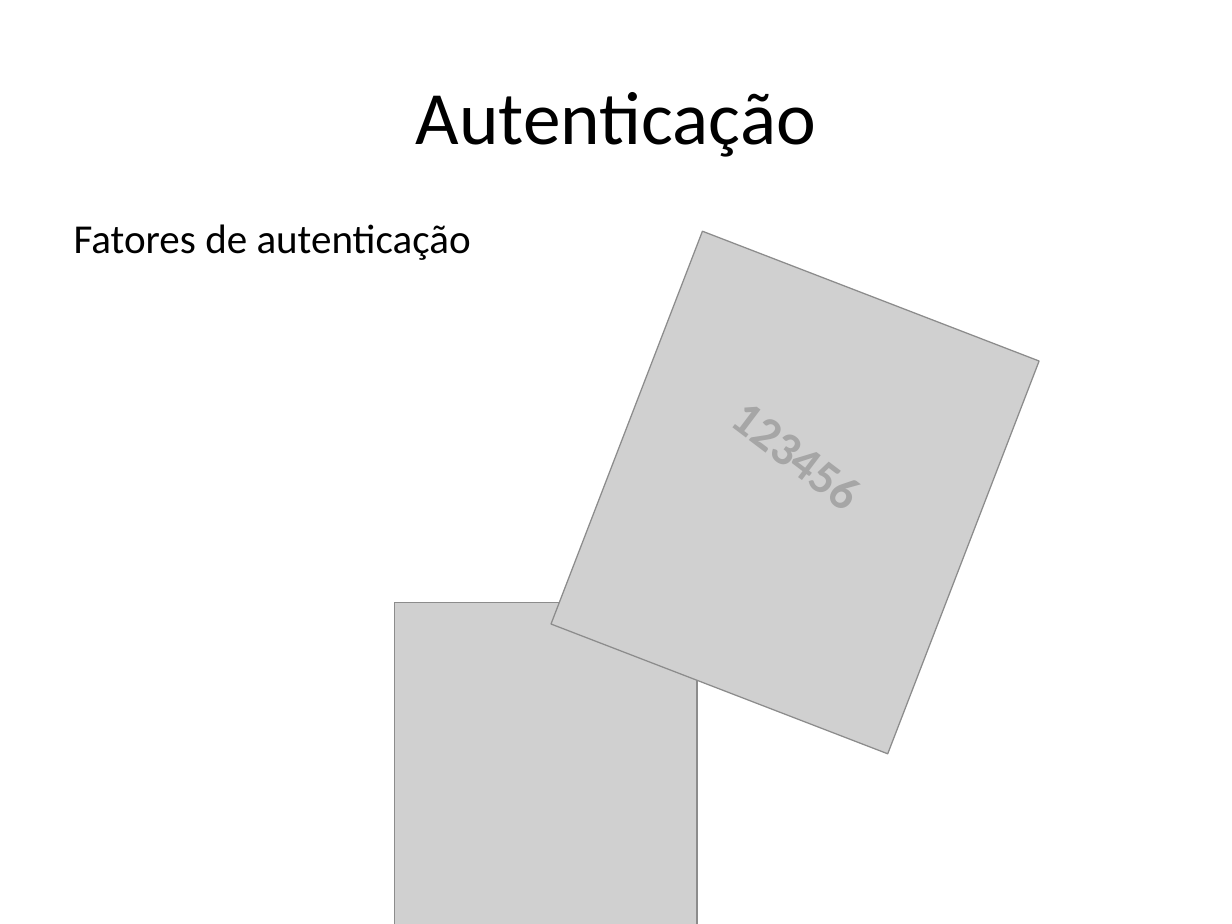
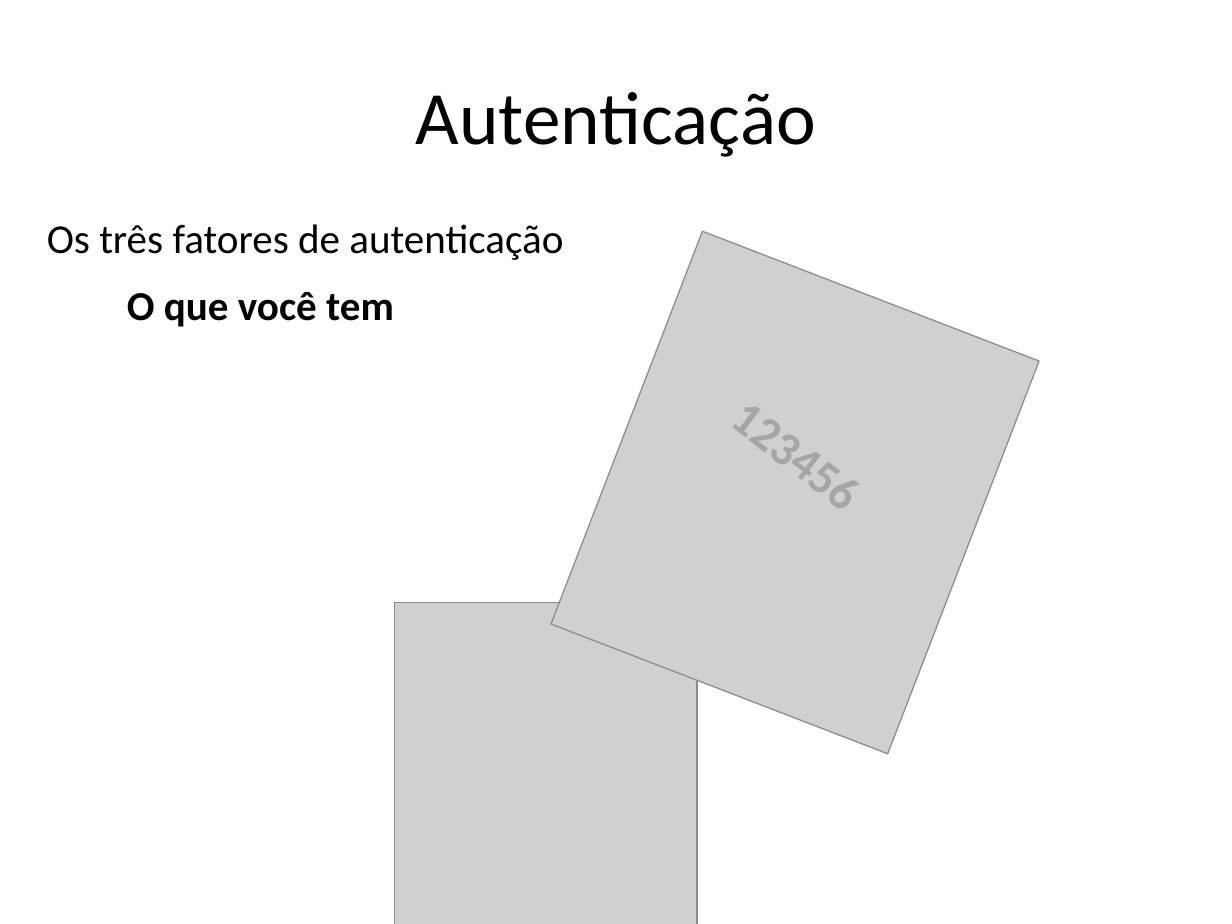
Before and after one commit to tiagofrepereira2012/masters_thesis, a slide deck: slide 7 of qualification/presentation/Presentation.pptx. Drawn at 1232x924 pixels with LibreOffice and Linux fonts; fonts in the diff are those of the drawing; grey boxes stand for pictures. Boxes give left, top, right and bottom in pixels: in the first picture for what was removed or moved away, otherwise in the second. Text is boxed around its words. In the diff, an @@ line names an element or a change of style, - is before the commit and + after.

```diff
--- a/qualification/presentation/Presentation.pptx
+++ b/qualification/presentation/Presentation.pptx
@@ text at (x1=47, y1=224, x2=563, y2=260): text changed @@
-Fatores de autenticação
+Os três fatores de autenticação
@@ text added at (x1=127, y1=292, x2=394, y2=327), 24 pt, text #000000, bold @@
+O que você tem
```
Also in this commit, not shown: 9 other slides changed, 7 slides added, 2 slides removed.
